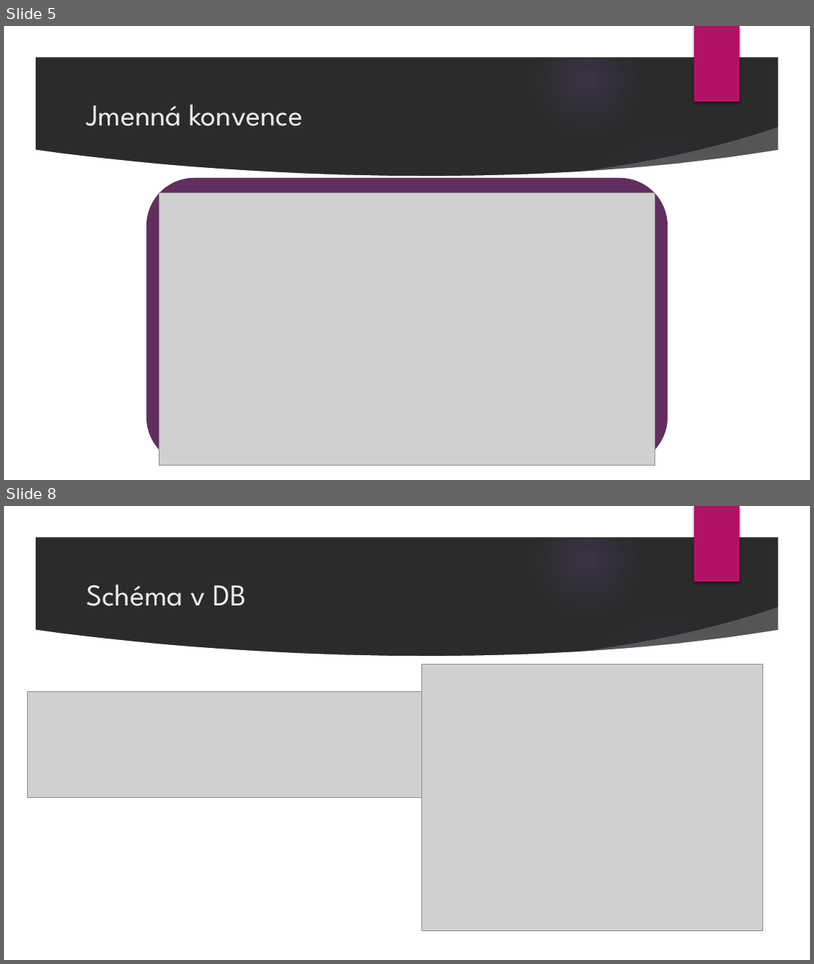
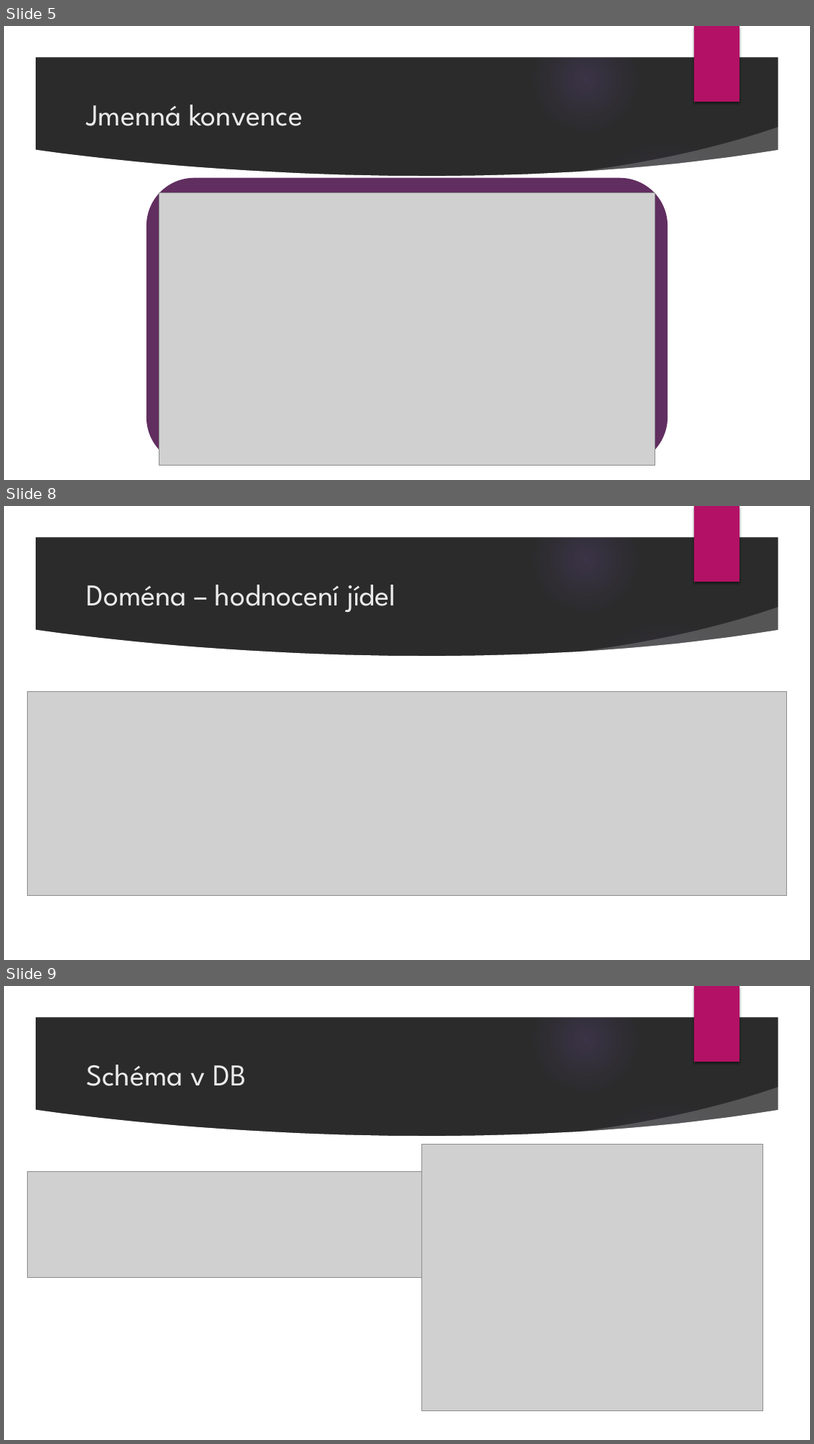
Before and after one commit to milan252525/SurrealDB, a slide deck: surrealdb.pptx. Shown one above the other, each under a label of ours: slides 5 and 8 before the commit, slides 5, 8 and 9 after it; the slides between them are not shown. The pictures are 814x964 and 814x1444 pixels, drawn with LibreOffice and Linux fonts; fonts in the diff are those of the drawing; grey boxes stand for pictures; background and template pictures are left out; a plain dark background stands for a picture behind light text. Boxes give left, top, right and bottom in pixels: in the first picture for what was removed or moved away, otherwise in the second. Text is boxed around its words. In the diff, an @@ line names an element or a change of style, - is before the commit and + after.

```diff
--- a/surrealdb.pptx
+++ b/surrealdb.pptx
@@ slide 8 added at (4,506,810,960), background picture (left out); not listed: 9 template elements that a slide beside it also shows @@
@@ title added at (86,584,396,612), 36 pt, text #EBEBEB @@
+Doména – hodnocení jídel
@@ picture added at (27,691,787,895) @@
@@ what was slide 8 is now slide 9 @@
```
Also in this commit, not shown: 3 slides changed, 11 other slides added, 1 slide removed.
